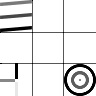
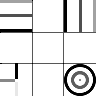
The second w=96, h=96 image is a revision of the first. Changes to its layers:
painted on "Background" over [left=0, top=0, right=96, bottom=33]
